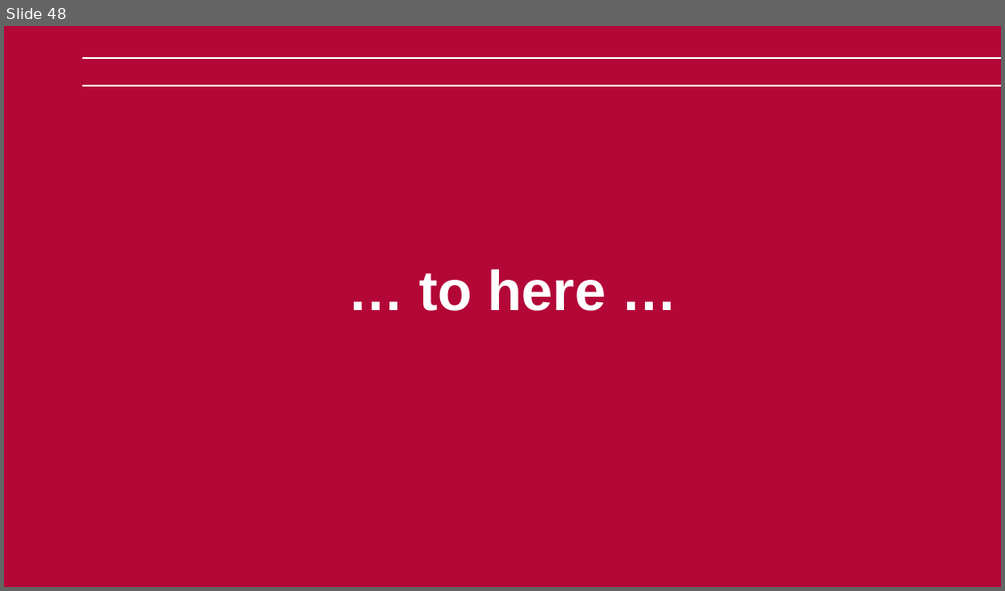
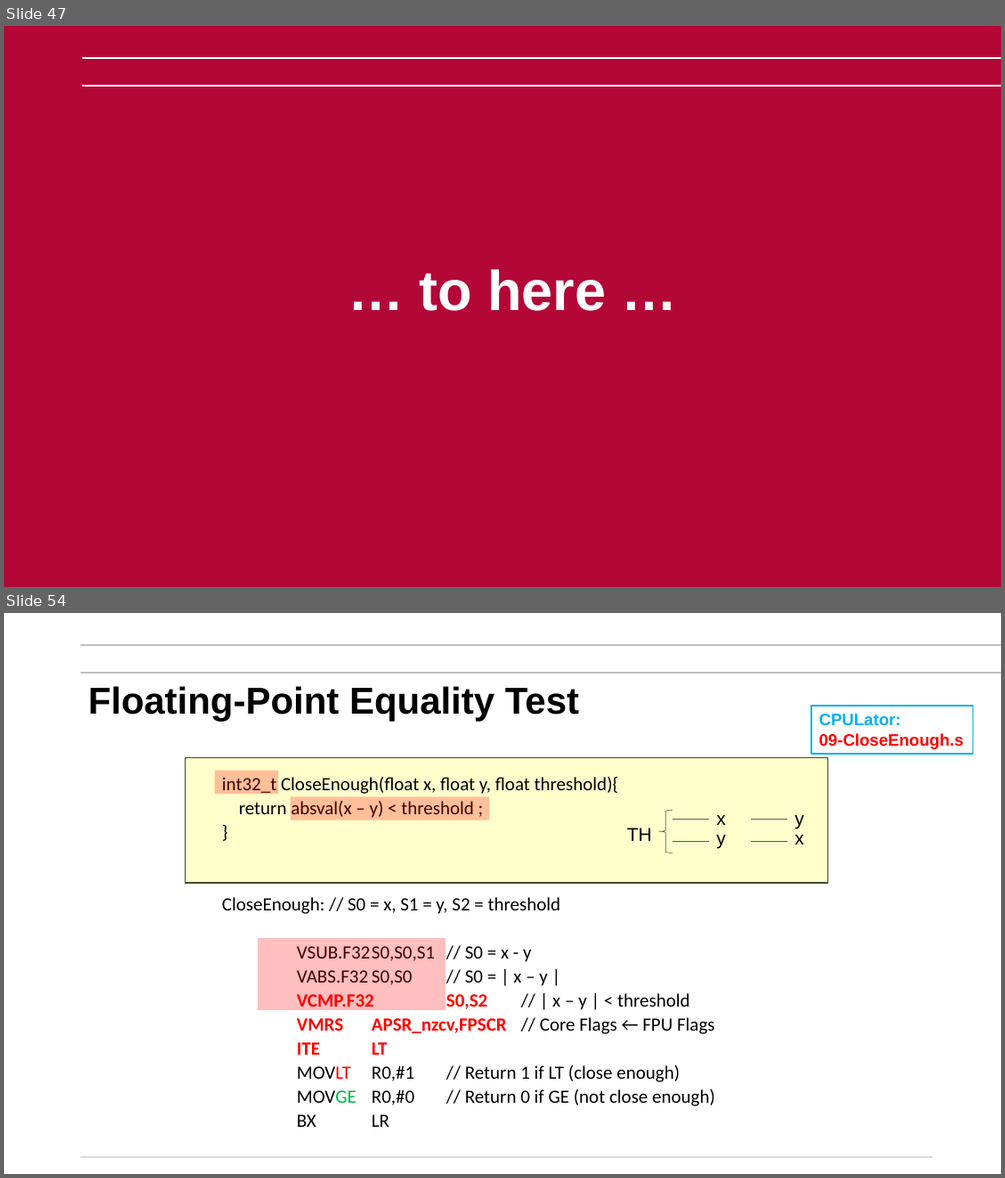
Before and after one commit to mikegrace2/CSEN20-Fall2026-Course-Website, a slide deck: Week08_FloatingPoint/Ch09_Getting Started with Floating Point_V4.pptx. Shown one above the other, each under a label of ours: slide 48 before the commit, slides 47 and 54 after it; the slides between them are not shown. The pictures are 1005x591 and 1005x1178 pixels, drawn with LibreOffice and Linux fonts; fonts in the diff are those of the drawing; background and template pictures are left out. Boxes give left, top, right and bottom in pixels: in the first picture for what was removed or moved away, otherwise in the second. Text is boxed around its words. In the diff, an @@ line names an element or a change of style, - is before the commit and + after.

```diff
--- a/Week08_FloatingPoint/Ch09_Getting Started with Floating Point_V4.pptx
+++ b/Week08_FloatingPoint/Ch09_Getting Started with Floating Point_V4.pptx
@@ slide 54 added at box(4, 613, 1001, 1174), background #FFFFFF @@
@@ line added from (81, 644) to (1001, 644), #BFBFBF 1.5 pt @@
@@ line added from (81, 673) to (1001, 673), #BFBFBF 1.5 pt @@
@@ title added at box(89, 686, 579, 721), 36 pt, text #000000, bold @@
+Floating-Point Equality Test
@@ rectangle added at box(811, 706, 973, 754), outline #00B0F0 1.5 pt, 16 pt, text #FF0000, bold @@
+CPULator:
+09-CloseEnough.s
@@ rectangle added at box(185, 758, 828, 883), fill #FFFFCC, outline #424B30 1 pt @@
@@ rectangle added at box(215, 770, 278, 794), fill #FF0000 at 25% opacity @@
@@ text added at box(222, 777, 715, 1127), 18 pt, text #000000 @@
+int32_t CloseEnough(float x, float y, float threshold){
+return absval(x – y) < threshold ;
+}
+CloseEnough: // S0 = x, S1 = y, S2 = threshold
+VSUB.F32 S0,S0,S1 // S0 = x - y
+VABS.F32 S0,S0 // S0 = | x – y |
+VCMP.F32 S0,S2 // | x – y | < threshold
+VMRS APSR_nzcv,FPSCR // Core Flags ← FPU Flags
+ITE LT
+MOVLT R0,#1 // Return 1 if LT (close enough)
+MOVGE R0,#0 // Return 0 if GE (not close enough)
+BX LR
@@ rectangle added at box(291, 797, 489, 821), fill #FF0000 at 25% opacity @@
@@ left brace added at box(659, 810, 672, 852), outline #596641 0.5 pt @@
@@ line added from (672, 819) to (709, 819), #596641 0.5 pt @@
@@ text added at box(716, 815, 725, 825), 18 pt, text #000000 @@
+x
@@ line added from (751, 819) to (788, 819), #596641 0.5 pt @@
@@ text added at box(794, 815, 803, 829), 18 pt, text #000000 @@
+y
@@ text added at box(627, 827, 652, 841), 18 pt, text #000000 @@
+TH
@@ line added from (672, 841) to (709, 841), #495764 0.5 pt @@
@@ text added at box(716, 835, 725, 849), 18 pt, text #000000 @@
+y
@@ line added from (751, 841) to (788, 841), #495764 0.5 pt @@
@@ text added at box(794, 835, 803, 844), 18 pt, text #000000 @@
+x
@@ rectangle added at box(258, 938, 445, 1010), fill #FF0000 at 25% opacity @@
@@ line added from (81, 1158) to (933, 1158), #D9D9D9 1.5 pt @@
@@ what was slide 48 is now slide 47 @@
```
Also in this commit, not shown: 17 other slides added.
